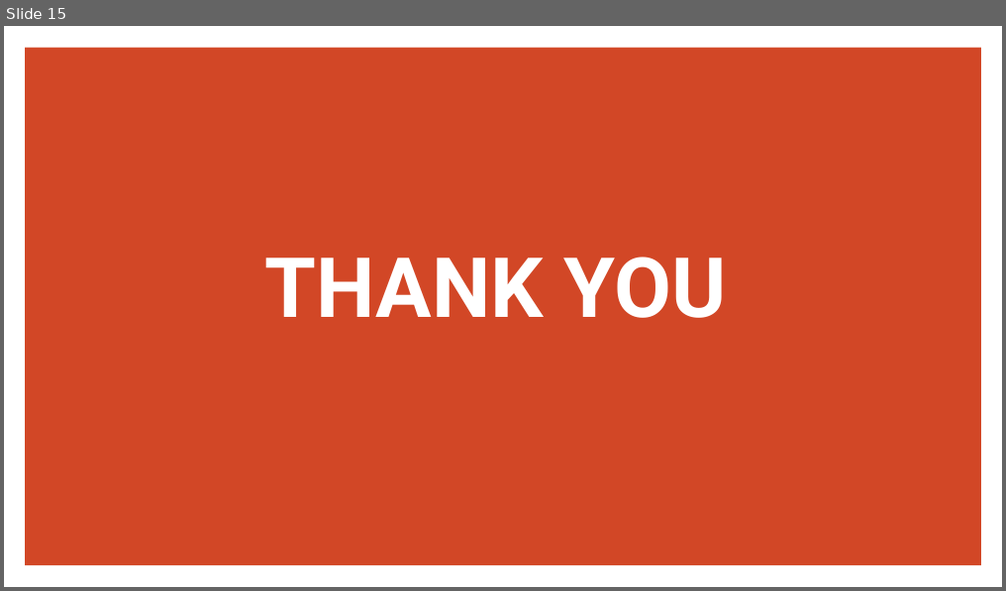
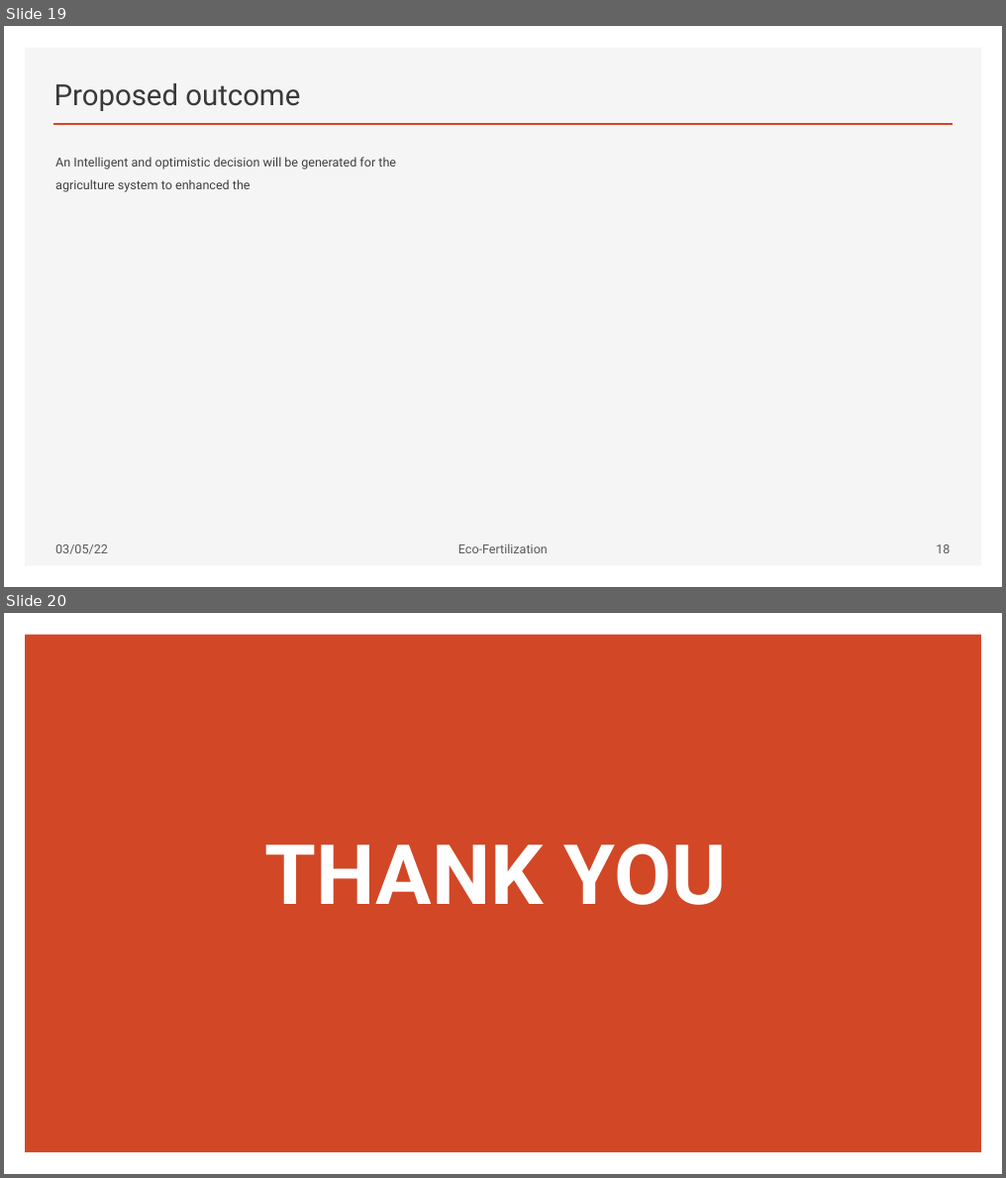
Before and after one commit to Gekko12/Eco-fertilization, a slide deck: EcoFertilization.pptx. Shown one above the other, each under a label of ours: slide 15 before the commit, slides 19 and 20 after it. The pictures are 1006x591 and 1006x1178 pixels, drawn with LibreOffice and Linux fonts; fonts in the diff are those of the drawing. Boxes give left, top, right and bottom in pixels: in the first picture for what was removed or moved away, otherwise in the second. Text is boxed around its words. In the diff, an @@ line names an element or a change of style, - is before the commit and + after.

```diff
--- a/EcoFertilization.pptx
+++ b/EcoFertilization.pptx
@@ slide 19 added at (4, 26, 1002, 587), background #FFFFFF @@
@@ rectangle added at (25, 48, 982, 567), fill #F5F5F5 @@
@@ title added at (54, 83, 300, 111), 28 pt, text #3B3838 @@
+Proposed outcome
@@ line added from (54, 124) to (952, 124), #D24726 2 pt @@
@@ text added at (55, 157, 396, 192), 12 pt, text #404040 @@
+An Intelligent and optimistic decision will be generated for the agriculture system to enhanced the
@@ text added at (55, 545, 108, 555), 12 pt, text #595959 @@
+03/05/22
@@ text added at (458, 544, 548, 554), 12 pt, text #595959 @@
+Eco-Fertilization
@@ page number added at (936, 545, 949, 554), 12 pt, text #595959 @@
+18
@@ what was slide 15 is now slide 20 @@
```
Also in this commit, not shown: 11 slides changed, 7 other slides added, 3 slides removed, 12 other files.
